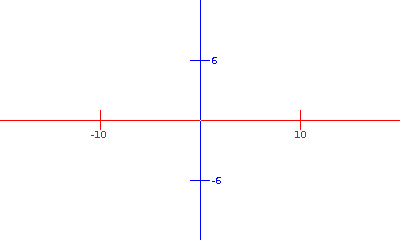
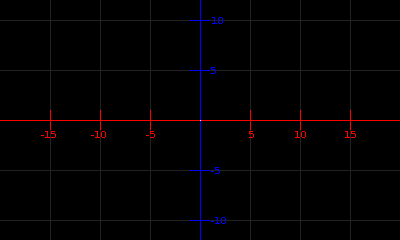
The second 400 × 240 image is a revision of the first. Changes to its layers:
removed layer "-10" over [91, 131, 106, 138]
painted on "10" over [41, 17, 356, 224]
removed layer "6" over [212, 57, 217, 64]
removed layer "-6" over [212, 177, 221, 184]
painted on "Hintergrund" over [0, 0, 400, 240]
